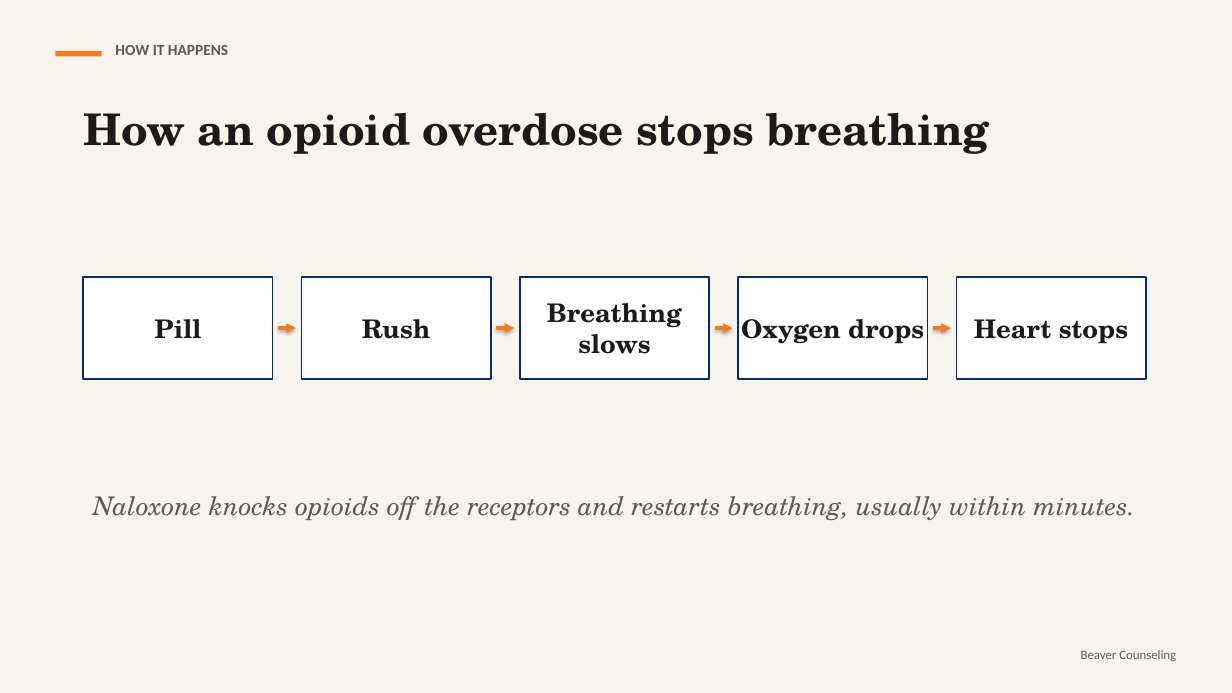
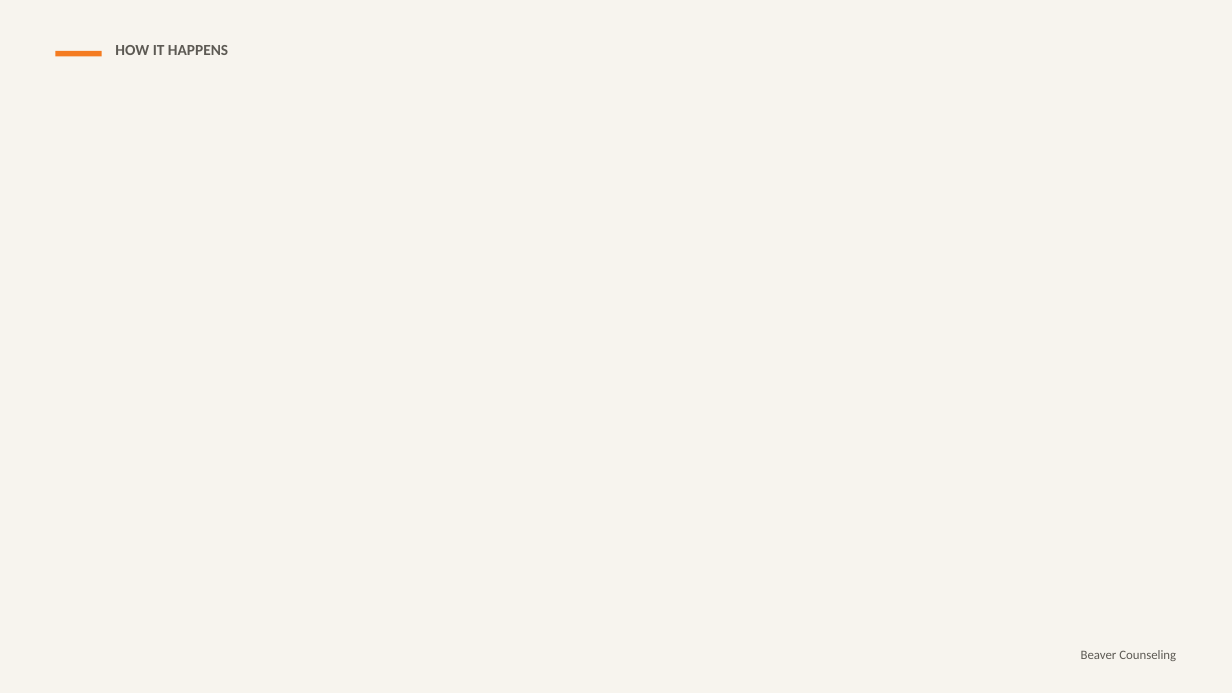
Before and after one commit to rmwtoolkit/bcds-toolkit, a slide deck: slide 8 of decks/pills-arent-always-what-they-seem-lesson-v2.pptx (slide 4 before the commit). Drawn at 1232x693 pixels with LibreOffice and Linux fonts; fonts in the diff are those of the drawing; background and template pictures are left out. Boxes give left, top, right and bottom in pixels: in the first picture for what was removed or moved away, otherwise in the second. Text is boxed around its words. In the diff, an @@ line names an element or a change of style, - is before the commit and + after.

```diff
--- a/decks/pills-arent-always-what-they-seem-lesson-v2.pptx
+++ b/decks/pills-arent-always-what-they-seem-lesson-v2.pptx
@@ text removed at (83, 113, 989, 154) @@
-How an opioid overdose stops breathing
@@ rectangle removed at (83, 277, 273, 379) @@
@@ rectangle removed at (301, 277, 491, 379) @@
@@ rectangle removed at (519, 277, 709, 379) @@
@@ rectangle removed at (738, 277, 928, 379) @@
@@ rectangle removed at (957, 277, 1146, 379) @@
@@ text removed at (154, 319, 201, 338) @@
-Pill
@@ arrow removed from (278, 328) to (296, 328) @@
@@ text removed at (362, 319, 431, 339) @@
-Rush
@@ arrow removed from (496, 328) to (515, 328) @@
@@ text removed at (547, 303, 682, 354) @@
-Breathing slows
@@ arrow removed from (714, 328) to (733, 328) @@
@@ text removed at (741, 319, 924, 344) @@
-Oxygen drops
@@ arrow removed from (933, 328) to (951, 328) @@
@@ text removed at (974, 319, 1128, 344) @@
-Heart stops
@@ text removed at (93, 496, 1135, 520) @@
-Naloxone knocks opioids off the receptors and restarts breathing, usually within minutes.
```
Also in this commit, not shown: 9 other slides changed, 20 slides added, 2 slides removed, 17 other files.
